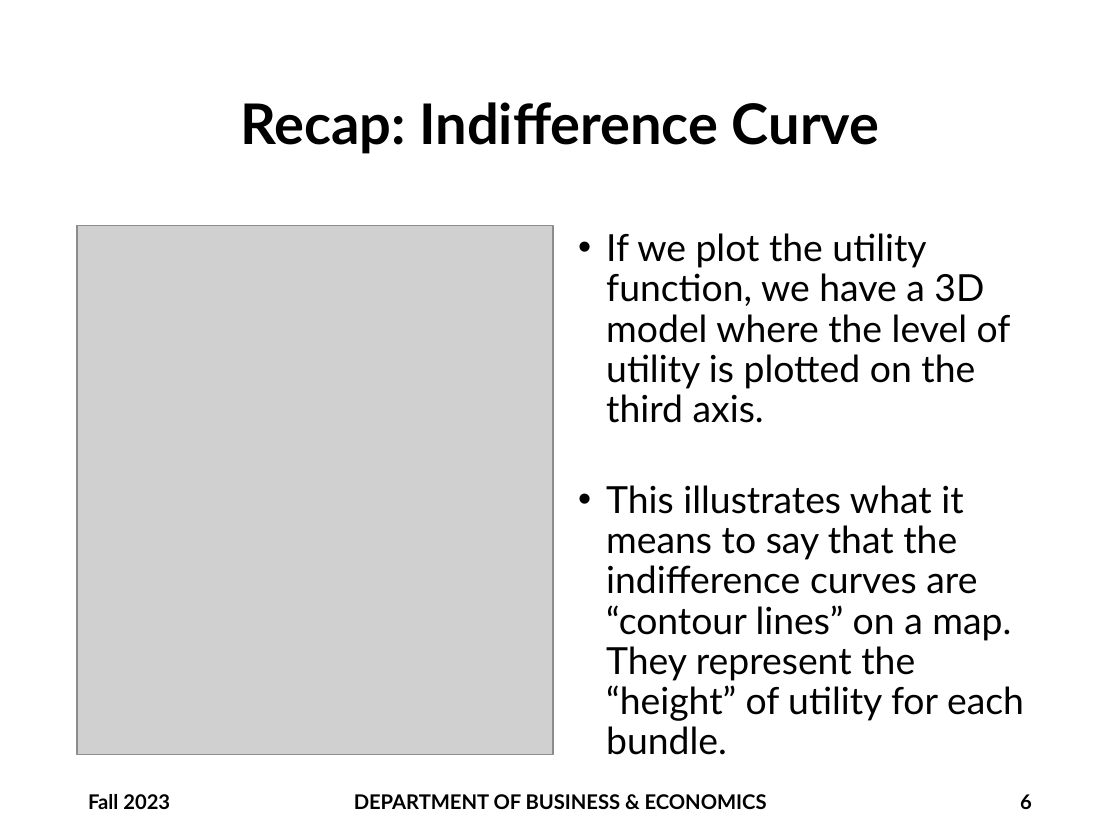
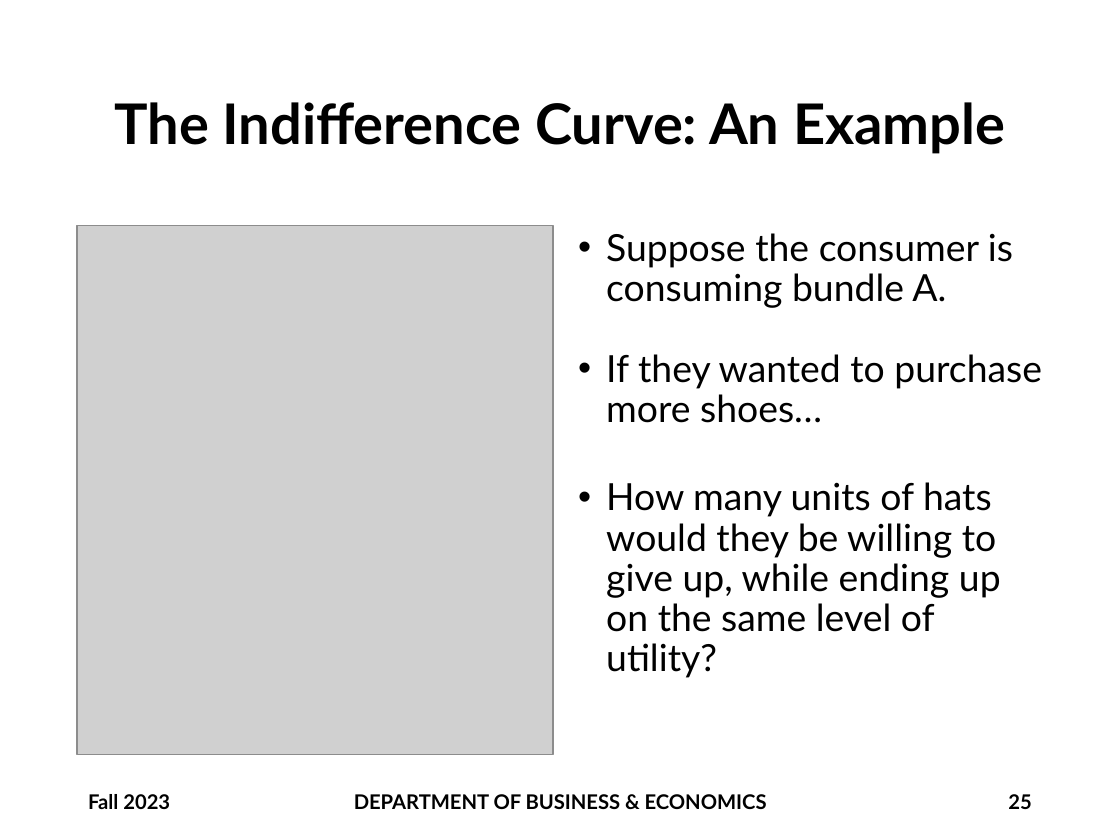
Before and after one commit to brianhwpark/brianhwpark.github.io, a slide deck: slide 25 of files/teaching-resources/monmouthcollege-econ-300/ECON300-LEC11.pptx (slide 6 before the commit). Drawn at 1120x840 pixels with LibreOffice and Linux fonts; fonts in the diff are those of the drawing; grey boxes stand for pictures; background and template pictures are left out. Boxes give left, top, right and bottom in pixels: in the first picture for what was removed or moved away, otherwise in the second. Text is boxed around its words. In the diff, an @@ line names an element or a change of style, - is before the commit and + after.

```diff
--- a/files/teaching-resources/monmouthcollege-econ-300/ECON300-LEC11.pptx
+++ b/files/teaching-resources/monmouthcollege-econ-300/ECON300-LEC11.pptx
@@ title at box(114, 102, 1005, 154): text changed @@
-Recap: Indifference Curve
+The Indifference Curve: An Example
@@ text at box(606, 233, 1042, 678): text changed @@
-• If we plot the utility function, we have a 3D model where the level of utility is plotted on the third axis.
-• This illustrates what it means to say that the indifference curves are “contour lines” on a map. They represent the “height” of utility for each bundle.
+• Suppose the consumer is consuming bundle A.
+• If they wanted to purchase more shoes…
+• How many units of hats would they be willing to give up, while ending up on the same level of utility?
@@ page number at box(1008, 794, 1031, 809): text changed @@
-6
+25
```
Also in this commit, not shown: 20 other slides changed, 20 slides added, 3 other files.
